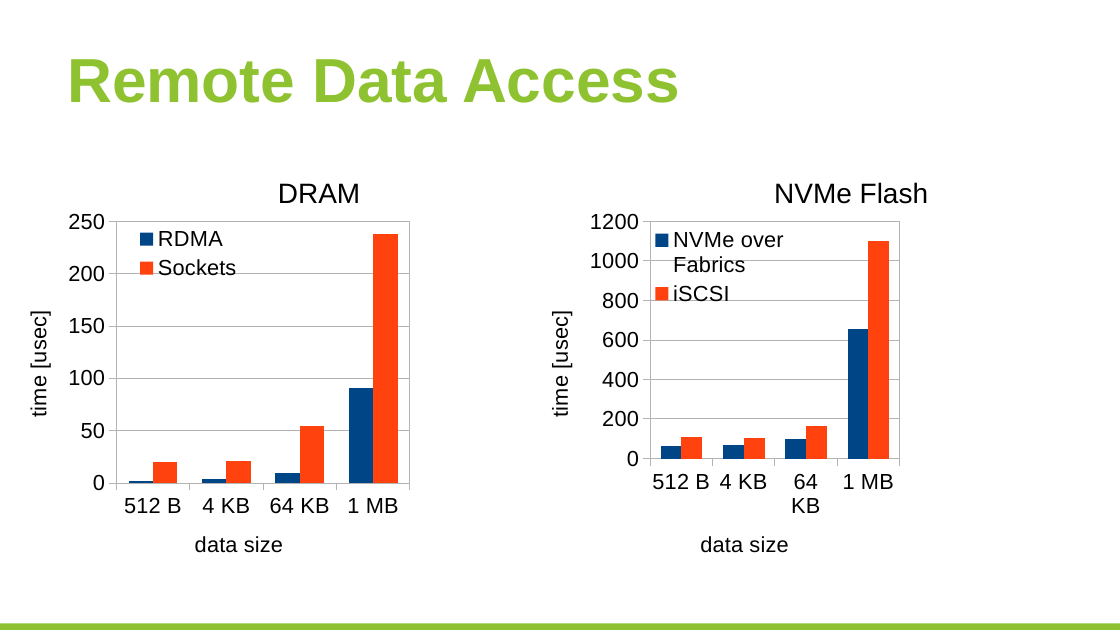
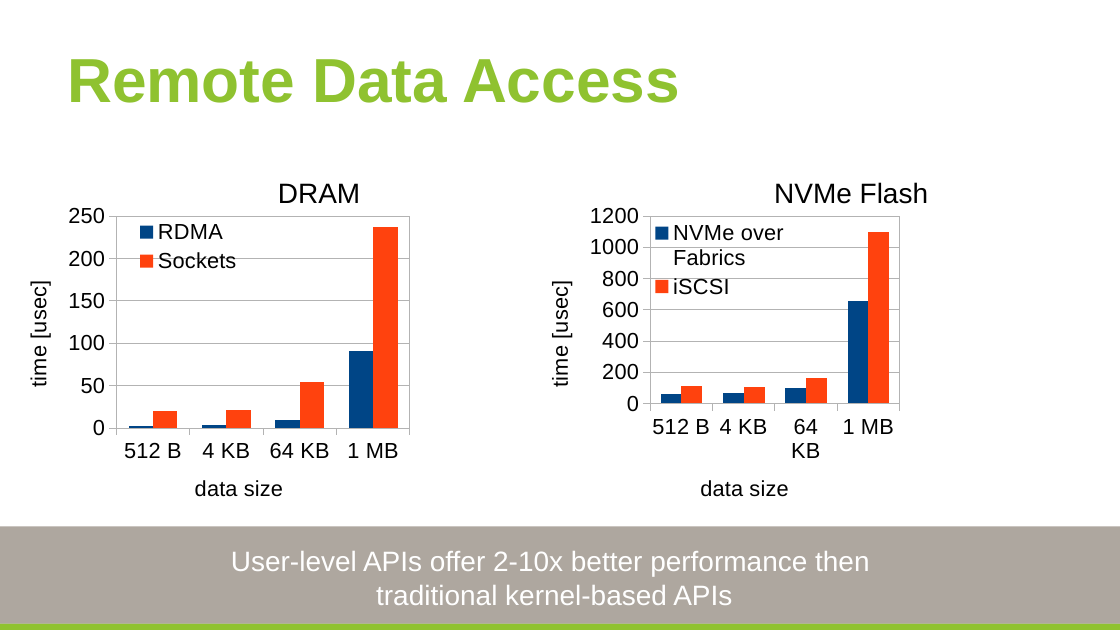
Before and after one commit to huangyibo/spark-summit-17, a slide deck: slide 5 of template.odp. Drawn at 1120x630 pixels with LibreOffice and Linux fonts; fonts in the diff are those of the drawing; background and template pictures are left out. Boxes give left, top, right and bottom in pixels: in the first picture for what was removed or moved away, otherwise in the second. Text is boxed around its words. In the diff, an @@ line names an element or a change of style, - is before the commit and + after.

```diff
--- a/template.odp
+++ b/template.odp
@@ column chart: place and size @@
-column chart at <box>0,202,541,582</box>
+column chart at <box>0,197,541,526</box>
@@ column chart: place and size @@
-column chart at <box>522,202,1063,582</box>
+column chart at <box>522,197,1063,526</box>
@@ rectangle added at <box>0,526,1120,624</box>, fill #AEA79F @@
@@ text added at <box>231,551,869,605</box>, 18 pt, text #FFFFFF @@
+User-level APIs offer 2-10x better performance then
+traditional kernel-based APIs
```
Also in this commit, not shown: 4 other slides changed, 1 other file.
